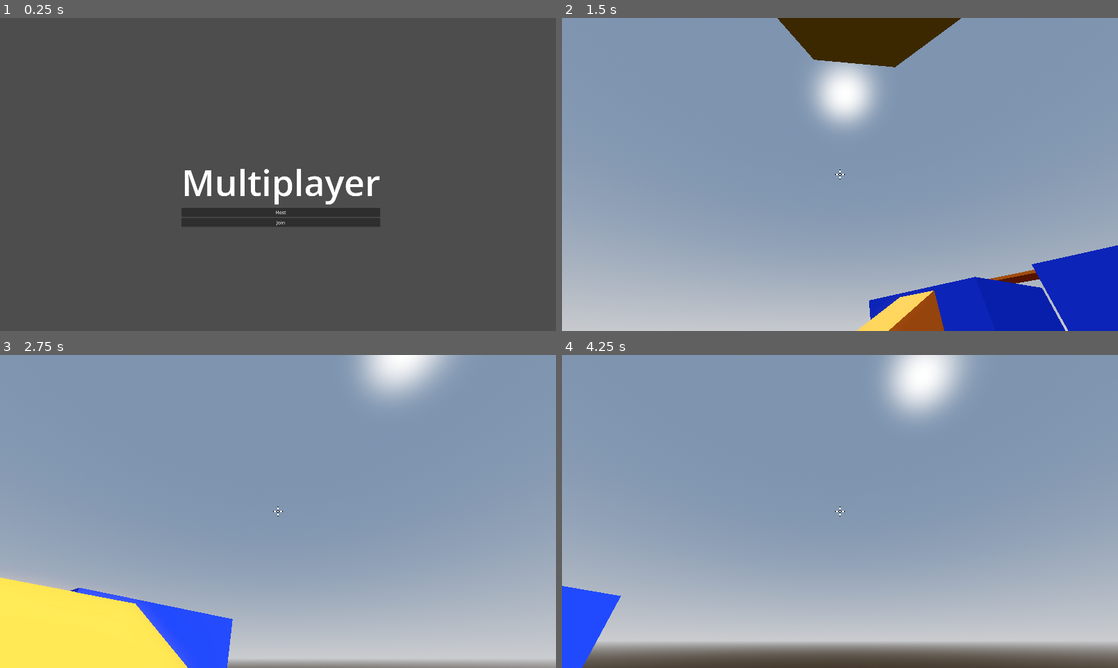
Above: before the commit, frames 1-4 (two rows, left to right).
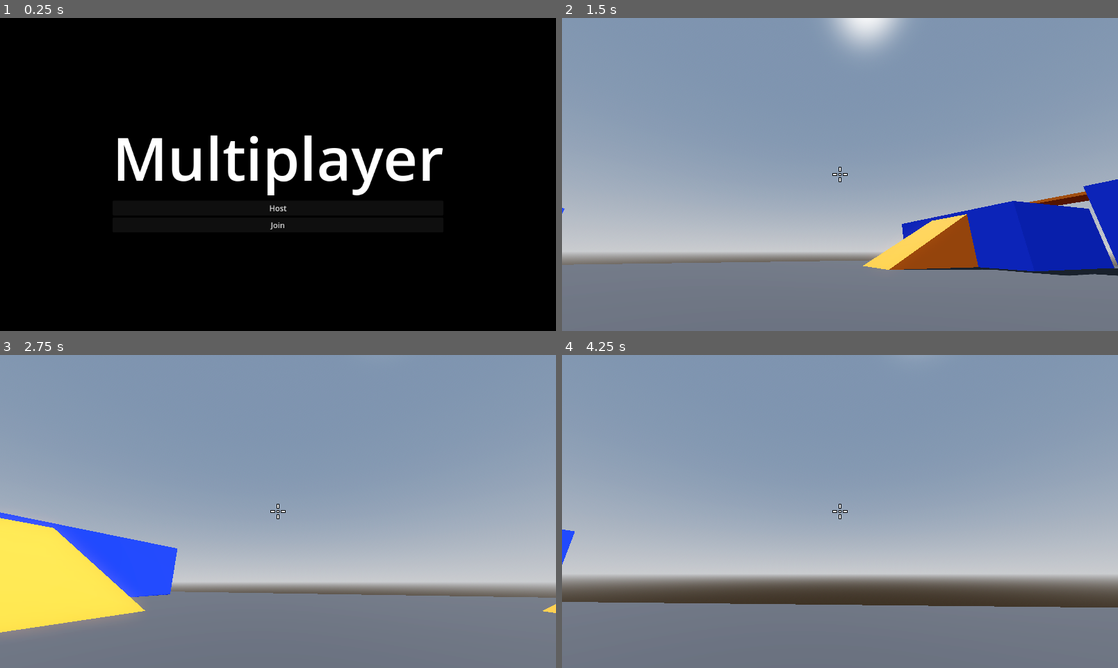
Above: after the commit, the same moments.

Repository: LevZupancic/LockdownTogether
Game: Godot game, scene res://common/managers/GameManager/Game.tscn
The game is run twice, just before and just after one commit, with the same random seed, the same clock (stepped at 60 frames per second) and the same inputs.
Inputs (mouse positions are in pixels of both pictures, inside the frame that each line leads up to):
- Up to frame 1 (0.25 s): no input
- Up to frame 2 (1.5 s): click "Host" at 0.5 s; move the mouse to (867, 174) at 1.27 s; press the mouse at (867, 174) at 1.28 s; hold W (move_forward) from 1.28 s (still down)
- Up to frame 3 (2.75 s): keep holding W (move_forward); tap Space (jump) at 1.52, 2.27 s; move the mouse to (250, 511) at 2.02 s; release the mouse at (250, 511) at 2.03 s; tap Mouse wheel up (scroll_next) at 2.1 s
- Up to frame 4 (4.25 s): keep holding W (move_forward); move the mouse to (851, 505) at 2.77 s; hold Mouse wheel down (scroll_previous) 2.78-3.53 s; move the mouse to (834, 517) at 3.52 s; tap Shift (sprint) at 3.6 s; tap Space (jump) at 3.77 s

The runs differ from the first frame. In frame 1, 100% of the frame differs, in the area x 0-100%, y 0-100%; in frame 2, 48%; in frame 3, 44%; in frame 4, 47%.

Commit message:
New managers and refactoring

Diff:
--- a/Entities/Player/game_over_menu.tscn
+++ b/Entities/Player/game_over_menu.tscn
@@ -24,6 +24,8 @@
 anchor_bottom = 1.0
 grow_horizontal = 2
 grow_vertical = 2
+size_flags_horizontal = 4
+size_flags_vertical = 4
 theme = SubResource("Theme_kxqsi")
 script = ExtResource("2_kxqsi")
 
@@ -39,9 +41,11 @@
 
 [node name="CenterContainer" type="CenterContainer" parent="."]
 layout_mode = 1
-anchors_preset = 15
-anchor_right = 1.0
-anchor_bottom = 1.0
+anchors_preset = -1
+anchor_right = 1.042
+anchor_bottom = 1.1110001
+offset_right = -50.400024
+offset_bottom = -79.920044
 grow_horizontal = 2
 grow_vertical = 2
 
--- a/Entities/Player/player.gd
+++ b/Entities/Player/player.gd
@@ -2,12 +2,12 @@
 
 
 const SPEED: float = 5.0
+const Tag: String = "Player"
 
 @onready var camera_pivot: Node3D = $CameraPivot
 @onready var damage_animation: AnimationPlayer = $ScreenEffectController/DamageTexture/DamageAnimation
 @onready var hit_animation: AnimationPlayer = $ScreenEffectController/HitTexture/HitAnimation
 @onready var game_over_menu: GameOverMenu = $GameOverMenu
-@onready var Input_Manager: InputManager = $InputManager
 
 @export var jump_height: float = 1.0
 @export var max_hitpoints: int = 100
@@ -26,8 +26,6 @@
 		$UI.visible = false
 		$ScreenEffectController.visible = false
 		return
-
-	print("Setting up authority Player " + str(name))
 
 	# Connect to InputManager signals
 	Input_Manager.mouse_look.connect(_on_mouse_look)
@@ -69,7 +67,6 @@
 	move_and_slide()
 
 func _enter_tree() -> void:
-	print("tree " + str(name))
 	set_multiplayer_authority(int(str(name)))
 
 func handle_camera_rotation() -> void:
@@ -97,7 +94,8 @@
 
 
 func handle_death() -> void:
-	print("died")
+	print("Player " + str(multiplayer.get_unique_id()) + " died")
+	Signal_Manager.emit_game_state_changed(CommonType.GameState.DEAD)
 	Input_Manager.enter_menu()
 	game_over_menu.game_over()
 
--- a/Entities/Player/player.tscn
+++ b/Entities/Player/player.tscn
@@ -1,11 +1,10 @@
-[gd_scene load_steps=19 format=3 uid="uid://buw71tpnt0squ"]
+[gd_scene load_steps=18 format=3 uid="uid://buw71tpnt0squ"]
 
 [ext_resource type="Script" uid="uid://jxj2no3hiagn" path="res://Entities/Player/player.gd" id="1_l8h54"]
 [ext_resource type="Script" uid="uid://chs7kldpl3trg" path="res://Entities/Player/smooth_camera.gd" id="2_4ntmi"]
 [ext_resource type="Script" uid="uid://d272hj7ob0a5v" path="res://Entities/Player/crosshair.gd" id="3_btcbx"]
 [ext_resource type="Texture2D" uid="uid://djdj1blhj2y4w" path="res://Assets/Textures/Bloody Screen Effects/Effect_5.png" id="5_k53q1"]
 [ext_resource type="Texture2D" uid="uid://bt6xibajff0ms" path="res://Assets/Textures/Bloody Screen Effects/Blood_Blur_2.png" id="6_fhl08"]
-[ext_resource type="PackedScene" uid="uid://cf4o2nrxyqcrl" path="res://common/managers/InputManager/InputManager.tscn" id="7_01a4e"]
 [ext_resource type="PackedScene" uid="uid://enmfonarff1q" path="res://Entities/Player/game_over_menu.tscn" id="7_vtle1"]
 
 [sub_resource type="CapsuleMesh" id="CapsuleMesh_hvfyp"]
@@ -159,7 +158,7 @@
 [node name="SubViewport" type="SubViewport" parent="SubViewportContainer"]
 transparent_bg = true
 handle_input_locally = false
-size = Vector2i(1920, 1080)
+size = Vector2i(1152, 648)
 render_target_update_mode = 4
 
 [node name="WeaponCamera" type="Camera3D" parent="SubViewportContainer/SubViewport"]
@@ -241,5 +240,3 @@
 
 [node name="MultiplayerSynchronizer" type="MultiplayerSynchronizer" parent="."]
 replication_config = SubResource("SceneReplicationConfig_4wf4l")
-
-[node name="InputManager" parent="." instance=ExtResource("7_01a4e")]
--- a/common/managers/ConnectionManager/connection_manager.gd
+++ b/common/managers/ConnectionManager/connection_manager.gd
@@ -1,19 +1,32 @@
 class_name ConnectionManager
 extends Node
 
-var peer = ENetMultiplayerPeer.new()
+const SERVER_PORT: int = 42069
 
 func create_server() -> void:
-	peer.create_server(42069)
+	var peer: ENetMultiplayerPeer = ENetMultiplayerPeer.new()
+	peer.create_server(SERVER_PORT)
 	multiplayer.multiplayer_peer = peer
-
-	print("HostedGame")
+	print("Server created")
 
 	multiplayer.peer_connected.connect(
 		func(pid):
 			print("Peer " + str(pid) + " has joined")
 	)
 
-func join_server() -> void:
-	peer.create_client("localhost", 42069)
+func create_client(host_ip: String = "localhost", host_port: int = SERVER_PORT) -> void:
+	_init_client_connection_signals()
+
+	var peer = ENetMultiplayerPeer.new()
+	peer.create_client(host_ip, host_port)
 	multiplayer.multiplayer_peer = peer
+	print("Client peer created")
+
+func _init_client_connection_signals() -> void:
+	if not multiplayer.server_disconnected.is_connected(_on_server_disconnected):
+		multiplayer.server_disconnected.connect(_on_server_disconnected)
+
+func _on_server_disconnected() -> void:
+	print("Server disconnected")
+	Signal_Manager.emit_game_state_changed(CommonType.GameState.MAIN_MENU)
+	multiplayer.multiplayer_peer = null
--- a/common/managers/GameManager/Game.tscn
+++ b/common/managers/GameManager/Game.tscn
@@ -20,12 +20,8 @@
 tonemap_mode = 2
 glow_enabled = true
 
-[node name="Game" type="Node2D"]
+[node name="Game" type="Node"]
 script = ExtResource("1_jqv3d")
-
-[node name="MultiplayerUi" parent="." instance=ExtResource("3_g81jm")]
-unique_name_in_owner = true
-metadata/_edit_use_anchors_ = true
 
 [node name="WorldEnvironment" type="WorldEnvironment" parent="."]
 environment = SubResource("Environment_ujmcl")
@@ -192,3 +188,10 @@
 [node name="MultiplayerSpawner" type="MultiplayerSpawner" parent="."]
 _spawnable_scenes = PackedStringArray("uid://buw71tpnt0squ")
 spawn_path = NodePath("..")
+
+[node name="MultiplayerUi" parent="." instance=ExtResource("3_g81jm")]
+unique_name_in_owner = true
+anchors_preset = 15
+offset_top = 0.0
+offset_right = 0.0
+offset_bottom = 0.0
--- a/common/managers/GameManager/game.gd
+++ b/common/managers/GameManager/game.gd
@@ -1,4 +1,4 @@
-extends Node2D
+extends Node
 
 const PLAYER: PackedScene = preload("res://Entities/Player/player.tscn")
 @onready var multiplayer_ui: Control = %MultiplayerUi
--- a/common/managers/InputManager/input_manager.gd
+++ b/common/managers/InputManager/input_manager.gd
@@ -6,7 +6,7 @@
 }
 
 ## Signals
-# Player
+# Player movement
 signal mouse_look(delta: Vector2)
 signal sprint_started()
 signal sprint_stopped()
--- /dev/null
+++ b/common/managers/UI/MainMenu.tscn
@@ -0,0 +1,64 @@
+[gd_scene load_steps=6 format=3 uid="uid://dlodk2ha8m6g8"]
+
+[ext_resource type="FontFile" uid="uid://b41rpk6fc38go" path="res://Assets/Fonts/Rubic/Rubik-Black.ttf" id="1_44aso"]
+[ext_resource type="Shader" uid="uid://bruvbiqia6hb5" path="res://Entities/Player/game_over_menu.tres" id="1_umfo5"]
+
+[sub_resource type="ShaderMaterial" id="ShaderMaterial_icn14"]
+shader = ExtResource("1_umfo5")
+
+[sub_resource type="PlaceholderTexture2D" id="PlaceholderTexture2D_x6bd8"]
+
+[sub_resource type="LabelSettings" id="LabelSettings_7kefr"]
+font = ExtResource("1_44aso")
+font_size = 124
+
+[node name="MainMenu" type="Control"]
+layout_mode = 3
+anchors_preset = 15
+anchor_right = 1.0
+anchor_bottom = 1.0
+grow_horizontal = 2
+grow_vertical = 2
+
+[node name="BackgroundBlur" type="TextureRect" parent="."]
+material = SubResource("ShaderMaterial_icn14")
+layout_mode = 1
+anchors_preset = 15
+anchor_right = 1.0
+anchor_bottom = 1.0
+grow_horizontal = 2
+grow_vertical = 2
+texture = SubResource("PlaceholderTexture2D_x6bd8")
+
+[node name="VBoxContainer" type="VBoxContainer" parent="."]
+custom_minimum_size = Vector2(512, 0)
+layout_mode = 1
+anchors_preset = 8
+anchor_left = 0.5
+anchor_top = 0.5
+anchor_right = 0.5
+anchor_bottom = 0.5
+offset_left = -343.0
+offset_top = -120.0
+offset_right = 343.0
+offset_bottom = 120.0
+grow_horizontal = 2
+grow_vertical = 2
+
+[node name="Label" type="Label" parent="VBoxContainer"]
+layout_mode = 2
+text = "Main menu"
+label_settings = SubResource("LabelSettings_7kefr")
+horizontal_alignment = 1
+
+[node name="HostButton" type="Button" parent="VBoxContainer"]
+layout_mode = 2
+theme_override_fonts/font = ExtResource("1_44aso")
+text = "Host
+"
+
+[node name="JoinButton" type="Button" parent="VBoxContainer"]
+layout_mode = 2
+theme_override_fonts/font = ExtResource("1_44aso")
+text = "Join
+"
--- a/common/managers/UI/MultiplayerUI.tscn
+++ b/common/managers/UI/MultiplayerUI.tscn
@@ -1,27 +1,50 @@
-[gd_scene load_steps=3 format=3 uid="uid://cq1j32uwespx0"]
+[gd_scene load_steps=6 format=3 uid="uid://cq1j32uwespx0"]
 
 [ext_resource type="Script" uid="uid://djiwpnkpph0uu" path="res://common/managers/UI/multiplayer_ui.gd" id="1_wuqf1"]
+[ext_resource type="Shader" uid="uid://bruvbiqia6hb5" path="res://Entities/Player/game_over_menu.tres" id="2_h753h"]
+
+[sub_resource type="ShaderMaterial" id="ShaderMaterial_h753h"]
+shader = ExtResource("2_h753h")
+
+[sub_resource type="PlaceholderTexture2D" id="PlaceholderTexture2D_j1o7m"]
 
 [sub_resource type="LabelSettings" id="LabelSettings_w7lfd"]
 font_size = 124
 
 [node name="MultiplayerUi" type="Control"]
 layout_mode = 3
+anchor_right = 1.0
+anchor_bottom = 1.0
+offset_top = -1.0
+offset_right = -2.0
+offset_bottom = -3.0
+grow_horizontal = 2
+grow_vertical = 2
+size_flags_horizontal = 4
+size_flags_vertical = 4
+script = ExtResource("1_wuqf1")
+
+[node name="BackgroundBlur" type="TextureRect" parent="."]
+material = SubResource("ShaderMaterial_h753h")
+layout_mode = 1
 anchors_preset = 15
 anchor_right = 1.0
 anchor_bottom = 1.0
 grow_horizontal = 2
 grow_vertical = 2
-script = ExtResource("1_wuqf1")
+texture = SubResource("PlaceholderTexture2D_j1o7m")
 
 [node name="CenterContainer" type="CenterContainer" parent="."]
 layout_mode = 1
-anchors_preset = 15
-anchor_right = 1.0
-anchor_bottom = 1.0
-offset_left = 1.0
-offset_right = 1939.0
-offset_bottom = 1203.0
+anchors_preset = -1
+anchor_left = 0.202
+anchor_top = 0.31500003
+anchor_right = 0.79800004
+anchor_bottom = 0.5
+offset_left = 0.29599
+offset_top = -0.120010376
+offset_right = -0.2960205
+offset_bottom = 120.0
 grow_horizontal = 2
 grow_vertical = 2
 
--- a/common/managers/UI/multiplayer_ui.gd
+++ b/common/managers/UI/multiplayer_ui.gd
@@ -1,7 +1,12 @@
+class_name MultiplayerUi
 extends Control
 
 signal instantiate_player(pid: int)
 
+func _ready() -> void:
+	Signal_Manager.game_state_changed.connect(_on_game_state_changed)
+
+## Signal handlers
 func _on_host_button_pressed() -> void:
 	Connection_Manager.create_server()
 	visible = false
@@ -13,8 +18,13 @@
 			instantiate_player.emit(pid)
 	)
 
+func _on_join_button_pressed() -> void:
+	Connection_Manager.create_client()
+	visible = false
 
-
-func _on_join_button_pressed() -> void:
-	Connection_Manager.join_server()
-	visible = false
+func _on_game_state_changed(gameState: Common_Type.GameState) -> void:
+	print("gameStateSet: " + str(gameState))
+	if gameState == Common_Type.GameState.MAIN_MENU:
+		visible = true
+	else:
+		visible = false
--- /dev/null
+++ b/common/managers/Utils/common_type.gd
@@ -0,0 +1,9 @@
+class_name CommonType
+extends Node
+
+enum GameState {
+	MAIN_MENU,
+	ACTIVE,
+	DEAD,
+	PAUSED,
+}
--- /dev/null
+++ b/common/managers/Utils/signal_manager.gd
@@ -0,0 +1,10 @@
+class_name SignalManager
+extends Node
+
+## Signals
+signal game_state_changed(gameState: Common_Type.GameState)
+
+
+## Emit functions
+func emit_game_state_changed(gameState: Common_Type.GameState) -> void:
+	game_state_changed.emit(gameState)
--- a/project.godot
+++ b/project.godot
@@ -17,6 +17,9 @@
 [autoload]
 
 Connection_Manager="*res://common/managers/ConnectionManager/connection_manager.gd"
+Input_Manager="*res://common/managers/InputManager/input_manager.gd"
+Common_Type="*res://common/managers/Utils/common_type.gd"
+Signal_Manager="*res://common/managers/Utils/signal_manager.gd"
 
 [debug]
 
@@ -24,8 +27,6 @@
 
 [display]
 
-window/size/viewport_width=1920
-window/size/viewport_height=1080
 window/stretch/mode="viewport"
 
 [file_customization]
Not shown, added: common/managers/Utils/common_type.gd.uid
Not shown, added: common/managers/Utils/signal_manager.gd.uid
Not shown, changed: ..gitignore.un~
